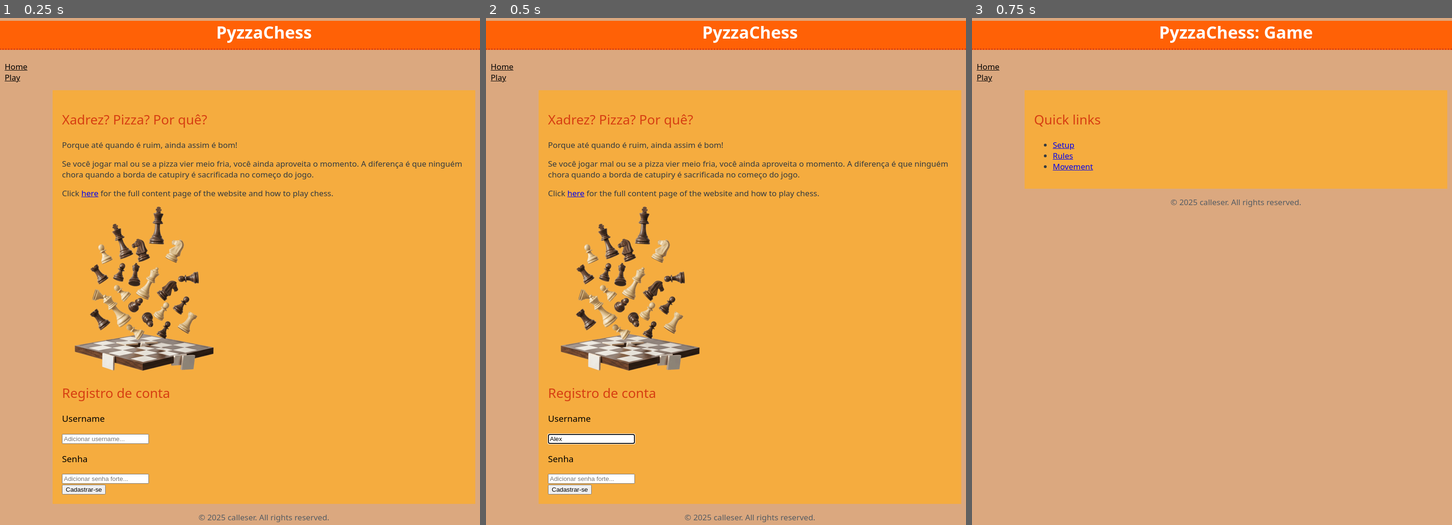
Above: before the commit, frames 1-3 (left to right).
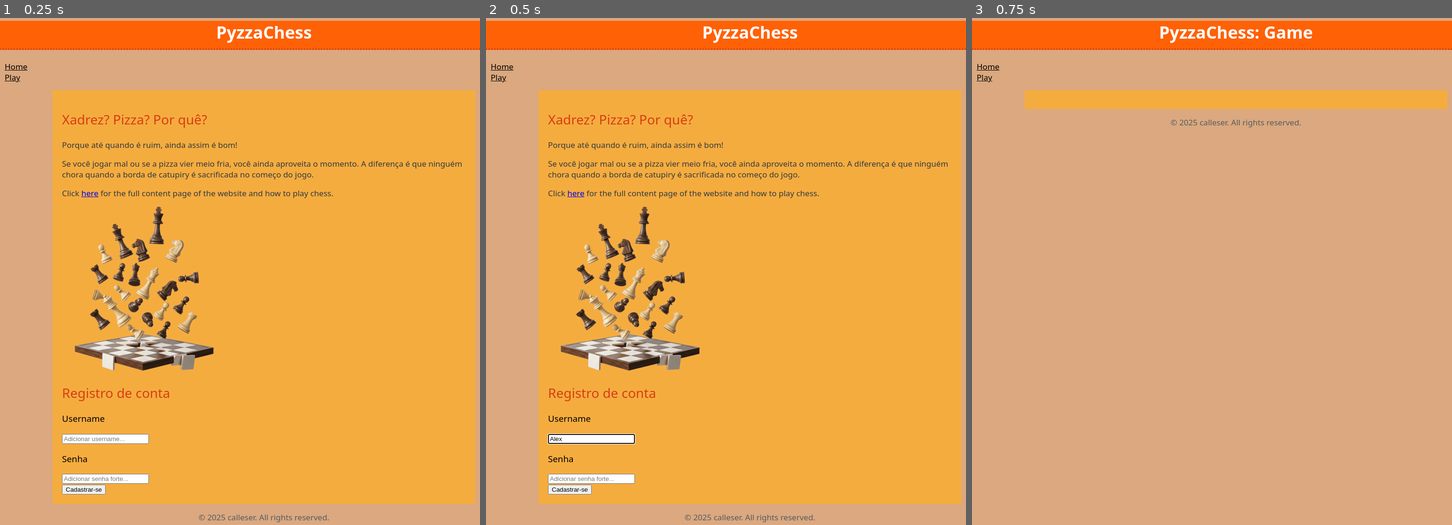
Above: after the commit, the same moments.

Repository: calleser/PyzzaChess
Game: browser game, page pages/index.html
Two runs of this game, one before a commit and one after it. Both use one fixed random seed, a clock stepped at 60 frames per second and the inputs below.
Inputs (mouse positions are in pixels of both pictures, inside the frame that each line leads up to):
- Up to frame 1 (0.25 s): no input
- Up to frame 2 (0.5 s): click (591, 438) at 0.27 s; type "Alex" at 0.27 s
- Up to frame 3 (0.75 s): click "Play" at 0.52 s

Frame 1 is identical in both runs. In frame 2, less than 0.1% of the frame differs, in the area x 12-32%, y 81-85%; in frame 3, 14%, in the area x 10-100%, y 17-38%.
Error after the commit: SyntaxError: Unexpected string

Commit message:
i have no idea what im doing

Diff:
--- a/cadastro.js
+++ b/cadastro.js
@@ -41,3 +41,30 @@
 function voltar(id){
     document.getElementById(id).style.backgroundColor = "white"
 }
+
+// parte do chess
+
+async function carregar() {
+    // TODO: fetch na rota /jogo
+
+    await fetch(API_URL, {
+        method: "POST",
+        headers: {"Content-Type:" "application/json"},
+        body: JSON.stringify({
+            board: "todo"
+        })
+    })
+
+    // TODO: transformar a resposta em objeto
+    // TODO: chamar desenhar() passando o fen
+}
+
+function desenhar(fen) {
+    // TODO: transformar o FEN em matriz 8x8
+    // TODO: laço duplo criando 64 divs dentro de #tabuleiro
+}
+
+async function mover(origem, destino) {
+    // TODO: fetch POST pra /jogo/mover com {origem, destino} no body
+    // TODO: se deu certo, redesenhar; se não, mostrar o erro
+}
--- a/pages/game.html
+++ b/pages/game.html
@@ -21,17 +21,9 @@
         </nav>
 
         <main>
-            <section id="guide">
-                <h2>Quick links</h2>
-                <ul>
-                    <li><a href="about.html#setup">Setup</a></li>
+            <section>
 
-                    <li><a href="about.html#rules">Rules</a></li>
-
-                    <li><a href="about.html#movement">Movement</a></li>
-
-                </ul>
-
+                <div id="tabuleiro"></div>
 
             </section>
 
